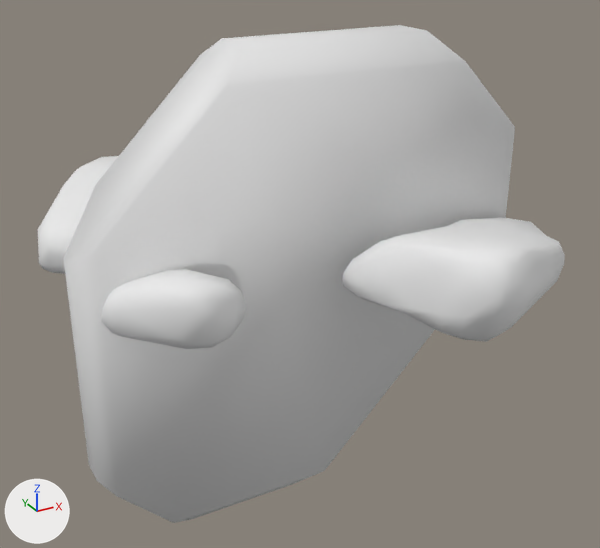
Two versions of the FBX model Assets/Stylized_Egypt/Meshes/stones/SM_stone_07.fbx, one commit apart.
Both versions are drawn from a camera (50 mm lens) standing at (-0.874, -1.829, 0.878) and looking at (0.176, 0.08, -0.076). The axes (+X, +Y, +Z) are drawn at lower left. The lights are the same throughout. Where no turn or scale is listed for an object, it has been applied to the vertices.

Script lines for the objects in view, before the commit:
```python
me_sm_stone_07 = bpy.data.meshes.new('SM_stone_07')
me_sm_stone_07.from_pydata(...)  # 349 vertices, 686 faces; spans x -0.484..0.836, y -0.583..0.739, z -0.066..0.174
me_sm_stone_07.materials.append(mat_mi_stones_01_inst)  # its picture is missing
me_sm_stone_07_convexhulls = bpy.data.meshes.new('SM_stone_07_ConvexHulls')
me_sm_stone_07_convexhulls.from_pydata(...)  # 32 vertices, 60 faces; spans x -48.5..83.7, y -6.7..17.5, z -74.0..58.4
me_sm_stone_07_convexhulls.polygons.foreach_set('use_smooth', [True] * 60)
me_sm_stone_07_convexhulls.materials.append(mat_mi_stones_01_inst)  # its picture is missing
ob_sm_stone_07 = bpy.data.objects.new('SM_stone_07', me_sm_stone_07)
ob_sm_stone_07.location = (0.0, 0.0, 0.0)
ob_sm_stone_07_convexhulls = bpy.data.objects.new('SM_stone_07_ConvexHulls', me_sm_stone_07_convexhulls)
ob_sm_stone_07_convexhulls.location = (0.0, 0.0, 0.0)
ob_sm_stone_07_convexhulls.scale = (0.01, 0.01, 0.01)
```
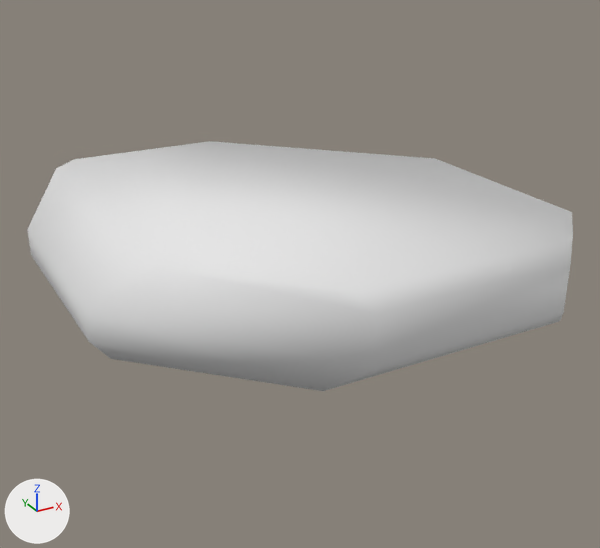
Pixel boxes (x1, y1, x2, y2) of what changed, in the pictures (600 x 548 px):
'SM_stone_07_ConvexHulls', moved, rescaled (21% wider, 50% shorter): before (63, 25, 515, 523); after (27, 141, 573, 391)
'SM_stone_07', unchanged, covered by the edit: before (38, 156, 565, 349)

The change in detail:
In object 'SM_stone_07_ConvexHulls' (ob_sm_stone_07_convexhulls), parent is now set to ob_sm_stone_20.
Object 'SM_stone_07_ConvexHulls' (ob_sm_stone_07_convexhulls) is rescaled from (0.01, 0.01, 0.01) to (1.0, 1.0, 1.0).
Object 'SM_stone_20' (ob_sm_stone_20) is new.
Its location is (0.0, 0.0, 0.0).
Its rotation in degrees is (90, 0, 0).
Its scale is (0.01, 0.01, 0.01).
